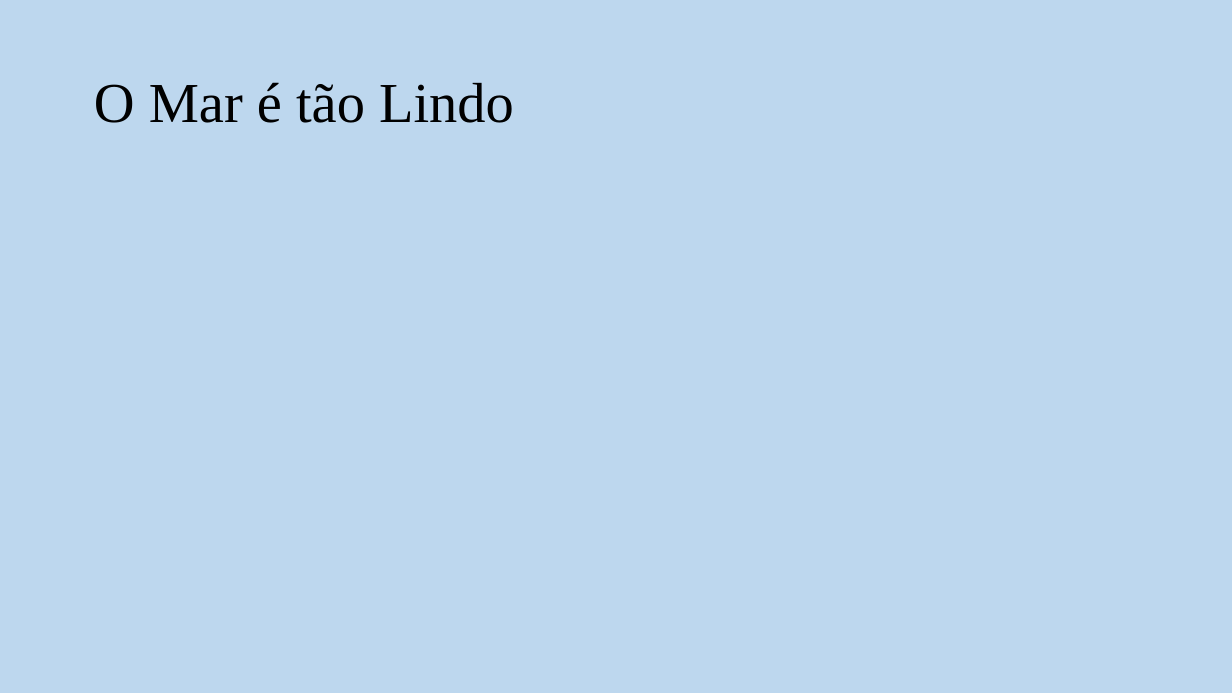
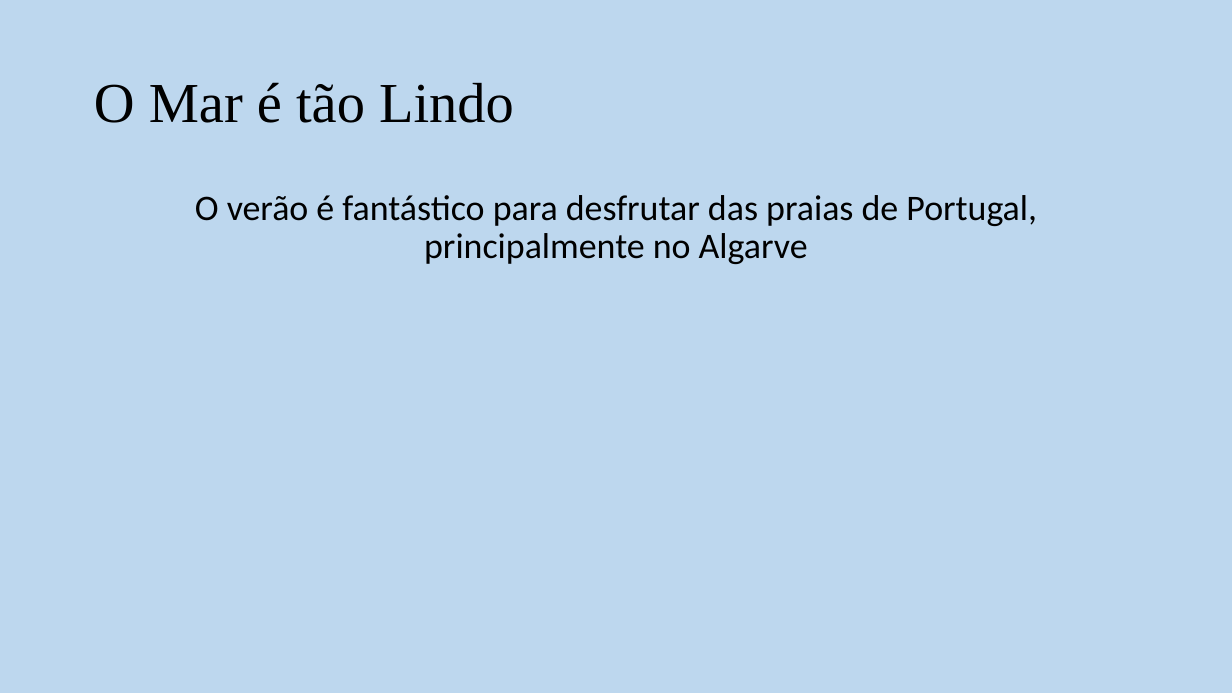
Before and after one commit to DobleD88/DiogoSantos, a slide deck: slide 4 of exercicio2.pptx. Drawn at 1232x693 pixels with LibreOffice and Linux fonts; fonts in the diff are those of the drawing. Boxes give left, top, right and bottom in pixels: in the first picture for what was removed or moved away, otherwise in the second. Text is boxed around its words. In the diff, an @@ line names an element or a change of style, - is before the commit and + after.

```diff
--- a/exercicio2.pptx
+++ b/exercicio2.pptx
@@ text added at <box>195,195,1037,264</box>, 28 pt, text #000000 @@
+O verão é fantástico para desfrutar das praias de Portugal, principalmente no Algarve
```
